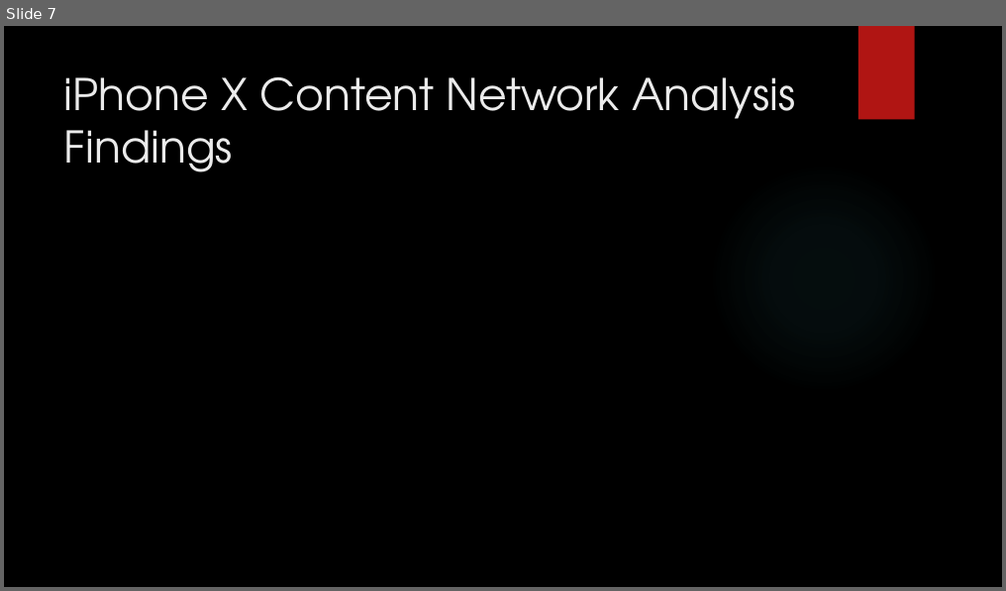
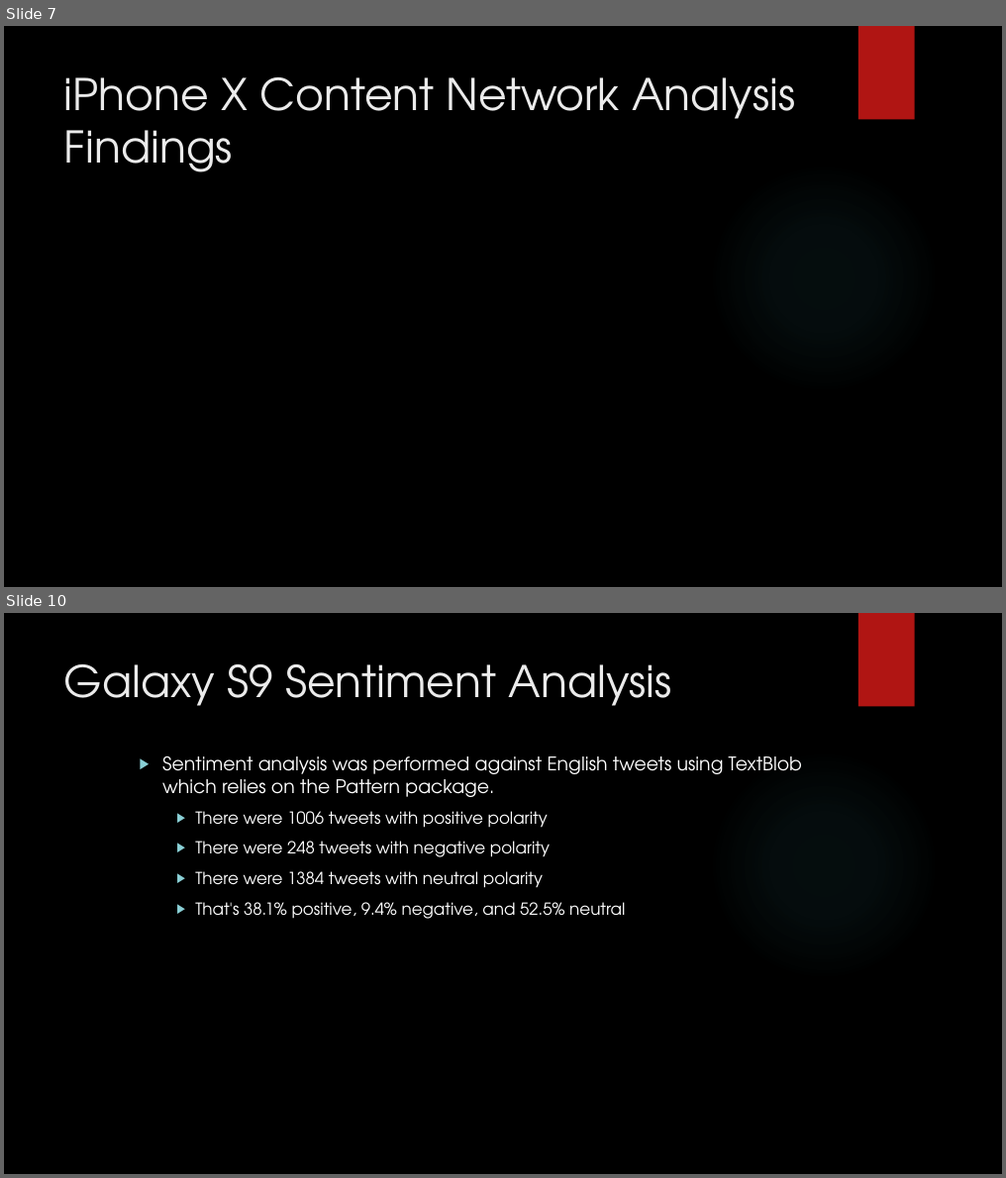
Before and after one commit to kevinbsc/FinalProject, a slide deck: FINAL_presentation_iphone_galaxy.pptx. Shown one above the other, each under a label of ours: slide 7 before the commit, slides 7 and 10 after it; the slides between them are not shown. The pictures are 1006x591 and 1006x1178 pixels, drawn with LibreOffice and Linux fonts; fonts in the diff are those of the drawing; background and template pictures are left out. Boxes give left, top, right and bottom in pixels: in the first picture for what was removed or moved away, otherwise in the second. Text is boxed around its words. In the diff, an @@ line names an element or a change of style, - is before the commit and + after.

Commit message:
Add files via upload
Updated with Galaxy S9

```diff
--- a/FINAL_presentation_iphone_galaxy.pptx
+++ b/FINAL_presentation_iphone_galaxy.pptx
@@ slide 10 added at box(4, 613, 1002, 1174), background picture (left out); not listed: 2 template elements that a slide beside it also shows @@
@@ title added at box(64, 664, 672, 706), 42 pt, text #EBEBEB @@
+Galaxy S9 Sentiment Analysis
@@ text added at box(162, 757, 802, 919), 16 pt, text #FFFFFF @@
+  ▶ Sentiment analysis was performed against English tweets using TextBlob which relies on the Pattern package.
+    ▶ There were 1006 tweets with positive polarity
+    ▶ There were 248 tweets with negative polarity
+    ▶ There were 1384 tweets with neutral polarity
+    ▶ That's 38.1% positive, 9.4% negative, and 52.5% neutral
```
Also in this commit, not shown: 5 other slides added.
